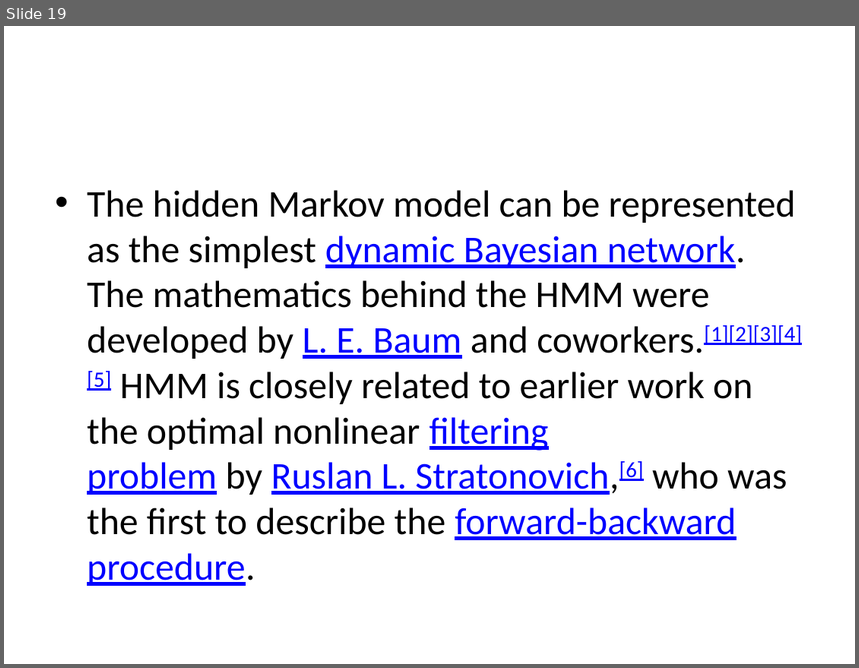
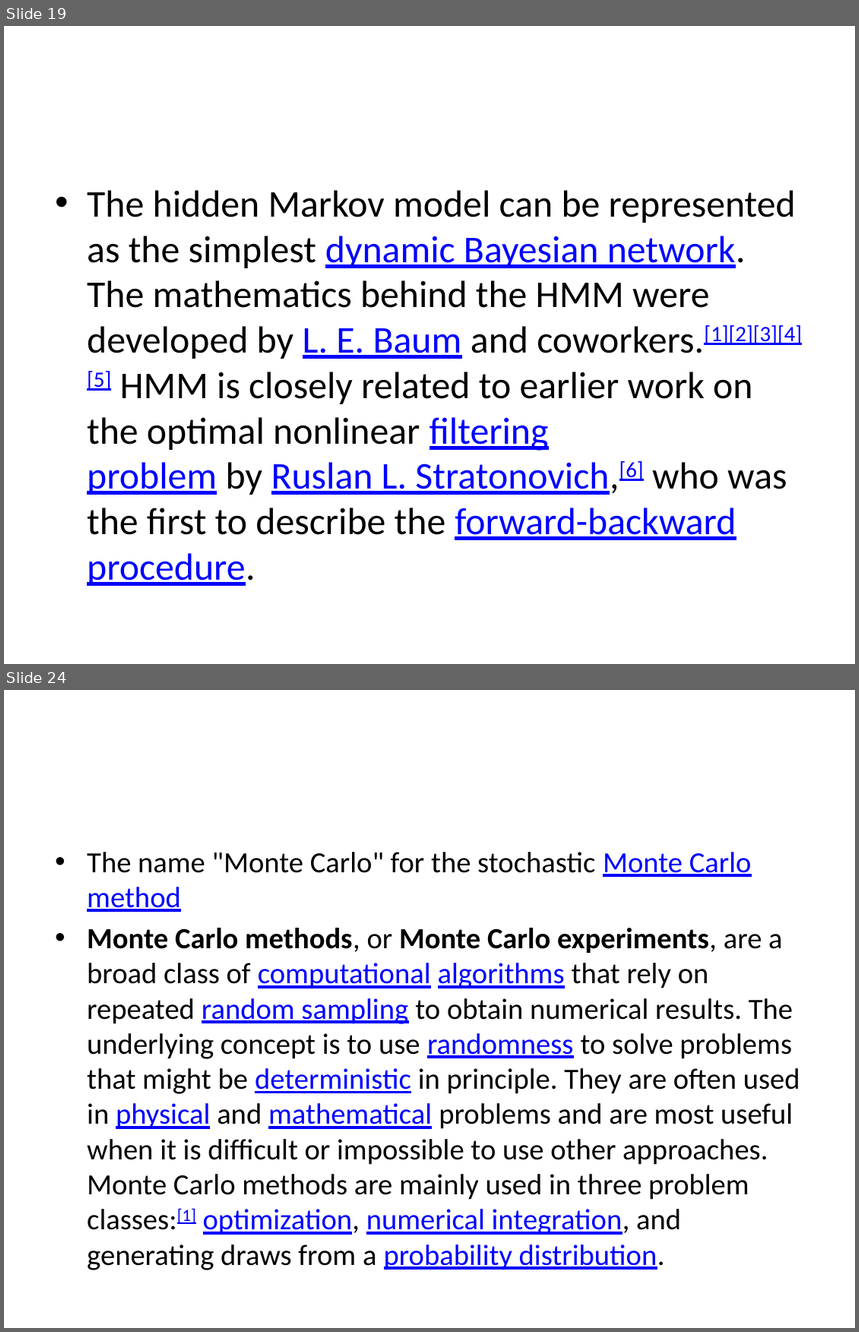
Before and after one commit to DSPavan/RClassNotes, a slide deck: Markov.pptx. Shown one above the other, each under a label of ours: slide 19 before the commit, slides 19 and 24 after it; the slides between them are not shown. The pictures are 859x668 and 859x1332 pixels, drawn with LibreOffice and Linux fonts; fonts in the diff are those of the drawing. Boxes give left, top, right and bottom in pixels: in the first picture for what was removed or moved away, otherwise in the second. Text is boxed around its words. In the diff, an @@ line names an element or a change of style, - is before the commit and + after.

```diff
--- a/Markov.pptx
+++ b/Markov.pptx
@@ slide 24 added at bbox=[4, 690, 855, 1328], background #FFFFFF @@
@@ text added at bbox=[87, 852, 800, 1271], 24.8 pt, text #000000 @@
+• The name "Monte Carlo" for the stochastic Monte Carlo method
+• Monte Carlo methods, or Monte Carlo experiments, are a broad class of computational algorithms that rely on repeated random sampling to obtain numerical results. The underlying concept is to use randomness to solve problems that might be deterministic in principle. They are often used in physical and mathematical problems and are most useful when it is difficult or impossible to use other approaches. Monte Carlo methods are mainly used in three problem classes:[1] optimization, numerical integration, and generating draws from a probability distribution.
```
Also in this commit, not shown: 7 other slides added.
